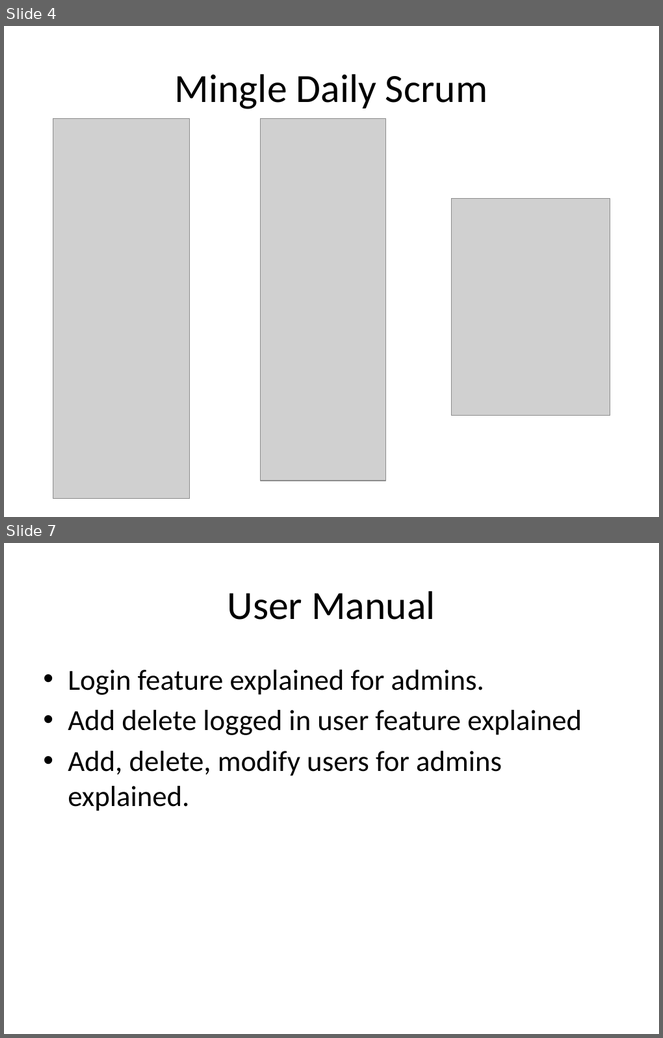
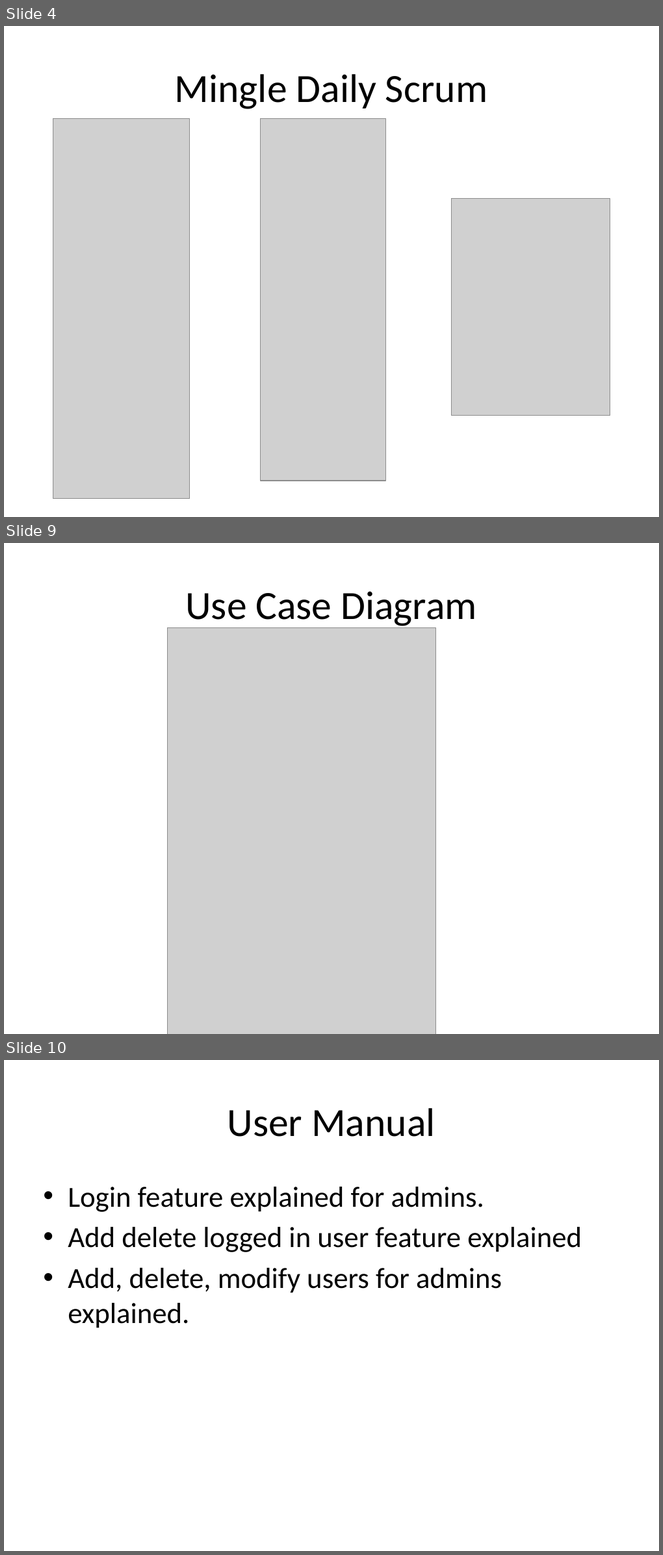
Before and after one commit to FIU-SCIS-Senior-Project-2015-Spring/Designer-Drugs-Database-App, a slide deck: Presentation Slides/Presentation 3.pptx. Shown one above the other, each under a label of ours: slides 4 and 7 before the commit, slides 4, 9 and 10 after it; the slides between them are not shown. The pictures are 663x1038 and 663x1555 pixels, drawn with LibreOffice and Linux fonts; fonts in the diff are those of the drawing; grey boxes stand for pictures. Boxes give left, top, right and bottom in pixels: in the first picture for what was removed or moved away, otherwise in the second. Text is boxed around its words. In the diff, an @@ line names an element or a change of style, - is before the commit and + after.

```diff
--- a/Presentation Slides/Presentation 3.pptx
+++ b/Presentation Slides/Presentation 3.pptx
@@ slide 9 added at (4, 543, 659, 1034), background #FFFFFF @@
@@ title added at (185, 591, 477, 629), 44 pt, text #000000 @@
+Use Case Diagram
@@ picture added at (168, 627, 436, 1034) @@
@@ what was slide 7 is now slide 10 @@
```
Also in this commit, not shown: 4 slides changed, 2 other slides added, 57 other files.
